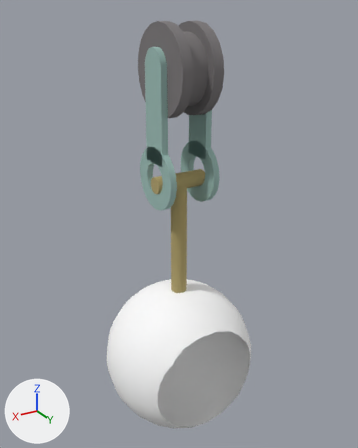
One commit to the OBJ model Proyecto/Proyecto/Models/Daniel/zip/zipC1.obj: the scene before it, then after it.
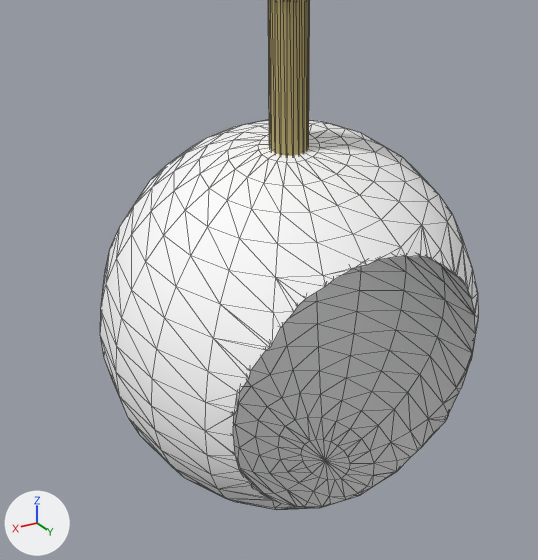
Each version is shown whole from a 50 mm camera at (1.764, 5.141, 3.989) aimed at (0.556, 3.128, 2.982), then close up on the part from 19% to 77% of the width and 52% to 100% of the height. The axes (+X, +Y, +Z) are drawn at lower left. The lights are the same throughout. The close-ups show mesh edges as thin lines. Where no turn or scale is listed for an object, it has been applied to the vertices.

Script lines for the objects in view, before the commit:
```python
me_zipc1 = bpy.data.meshes.new('zipC1')
me_zipc1.from_pydata(...)  # 1102 vertices, 2172 faces; spans x 0.2..1.0, y 2.8..3.49, z 1.85..3.95
# faces by material slot: [160, 1372, 400, 240]
me_zipc1.materials.append(mat_lambert5sg)  # picture img_cuerda_png
me_zipc1.materials.append(mat_lambert7sg)  # picture img_snow_png
me_zipc1.materials.append(mat_lambert4sg)  # picture img_zipg_png
me_zipc1.materials.append(mat_lambert3sg)  # picture img_zipc_png
ob_zipc1 = bpy.data.objects.new('zipC1', me_zipc1)
ob_zipc1.location = (0.0, 0.0, 0.0)
```
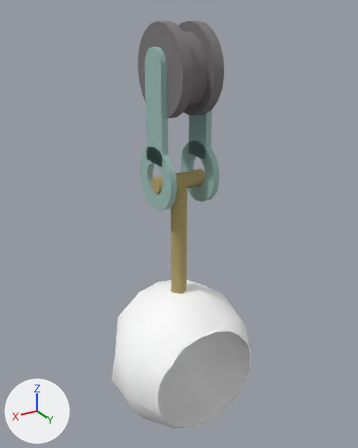
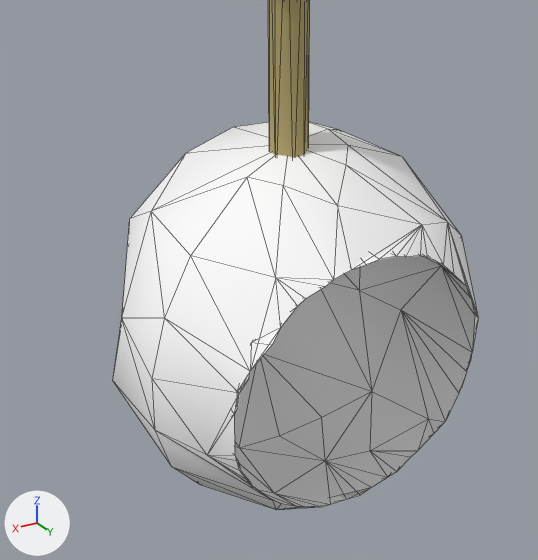
What the commit changed:
me_zipc1 is used by ob_zipc1; location (0.0, 0.0, 0.0).
me_zipc1 had 1102 vertices, 2172 faces and spanned x 0.2..1.0, y 2.8..3.49, z 1.85..3.95.
me_zipc1 now has 500 vertices, 968 faces and spans x 0.22..0.98, y 2.82..3.49, z 1.85..3.95.
me_zipc1 part 1: 600 vertices removed from x 0.2..1.0, y 2.8..3.49, z 1.85..3.28.

Location of each change, (x1, y1, x2, y2) in pixels of the close-ups (538 x 560 px):
'zipC1', reshaped
    before: (100, 0, 478, 510)
    after: (113, 0, 478, 510)
part 1 of me_zipc1, deleted
    before: (100, 0, 478, 510)
